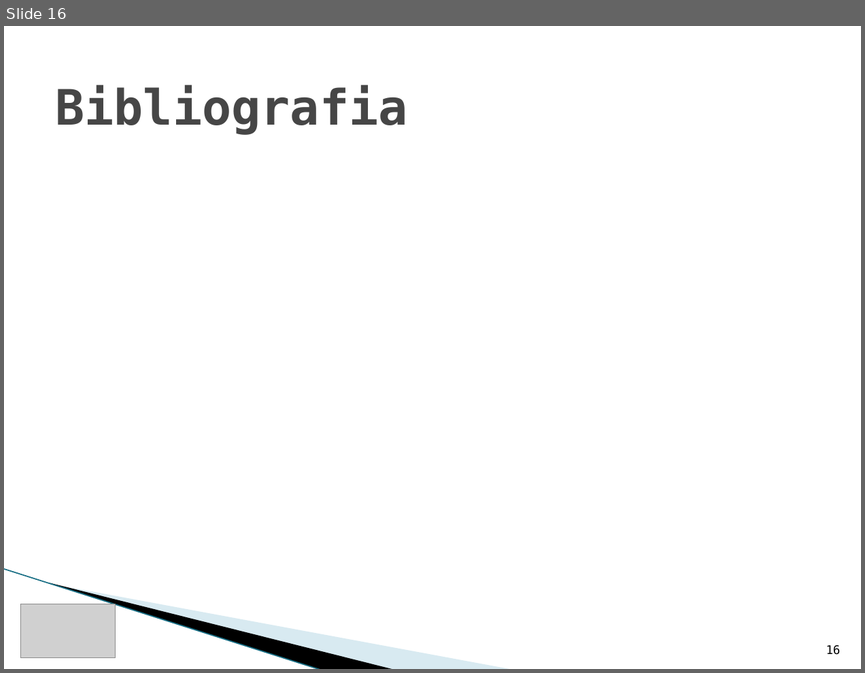
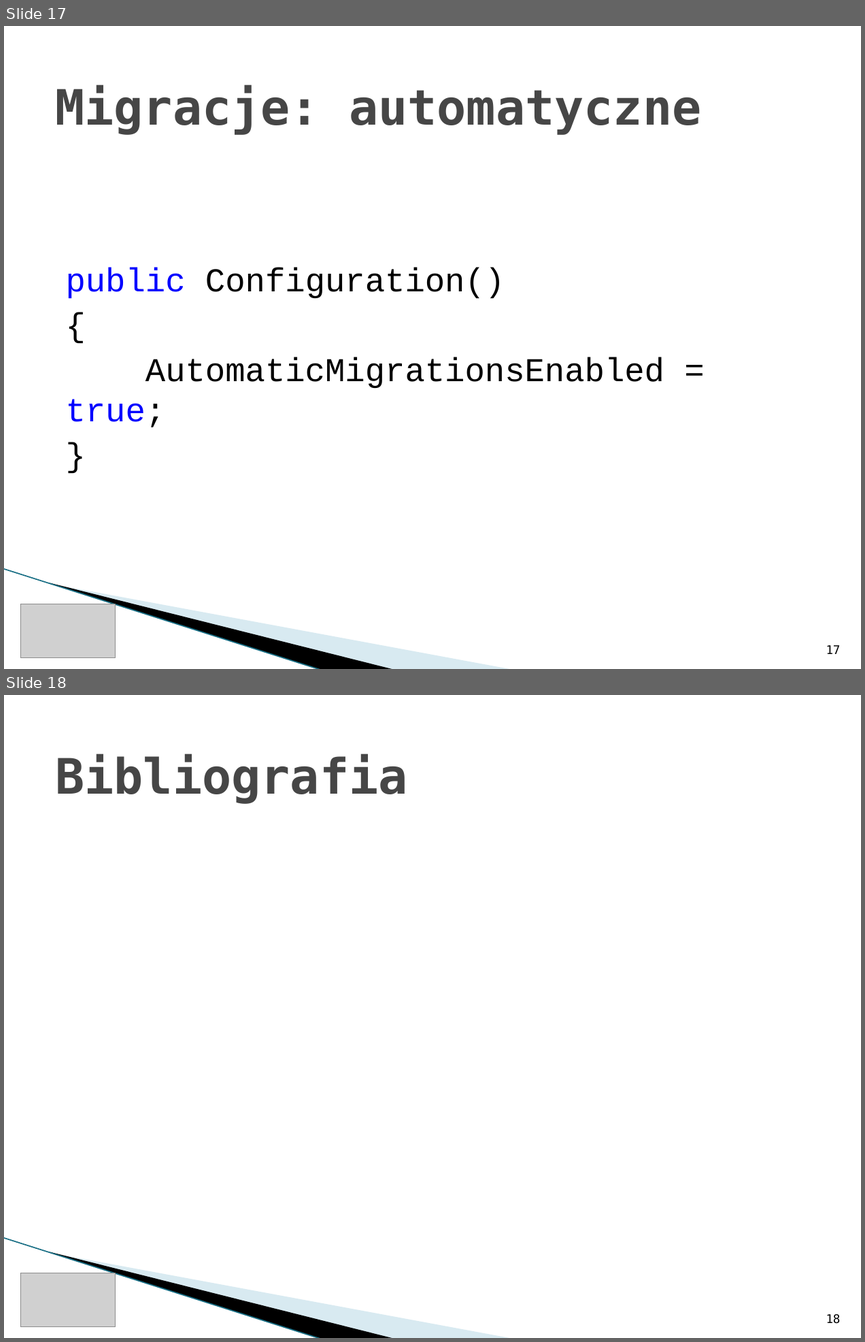
Before and after one commit to rwoszczyk/Training, a slide deck: ItKrd_EF.pptx. Shown one above the other, each under a label of ours: slide 16 before the commit, slides 17 and 18 after it. The pictures are 865x673 and 865x1342 pixels, drawn with LibreOffice and Linux fonts; fonts in the diff are those of the drawing; grey boxes stand for pictures; background and template pictures are left out. Boxes give left, top, right and bottom in pixels: in the first picture for what was removed or moved away, otherwise in the second. Text is boxed around its words. In the diff, an @@ line names an element or a change of style, - is before the commit and + after.

Commit message:
migrations

```diff
--- a/ItKrd_EF.pptx
+++ b/ItKrd_EF.pptx
@@ slide 17 added at (x1=4, y1=26, x2=861, y2=669), background #FFFFFF; not listed: 3 template elements that a slide beside it also shows @@
@@ title added at (x1=55, y1=85, x2=701, y2=135), 41 pt, text #464646, bold @@
+Migracje: automatyczne
@@ text added at (x1=66, y1=267, x2=664, y2=427), 28 pt, text #000000 @@
+public Configuration()
+{
+AutomaticMigrationsEnabled = true;
+}
@@ picture added at (x1=21, y1=603, x2=116, y2=658) @@
@@ page number added at (x1=826, y1=645, x2=840, y2=654), 10 pt, text #000000 @@
+17
@@ what was slide 16 is now slide 18 @@
@@ page number at (x1=826, y1=1314, x2=840, y2=1323): text changed @@
-16
+18
```
Also in this commit, not shown: 1 other slide added, 20 other files.
